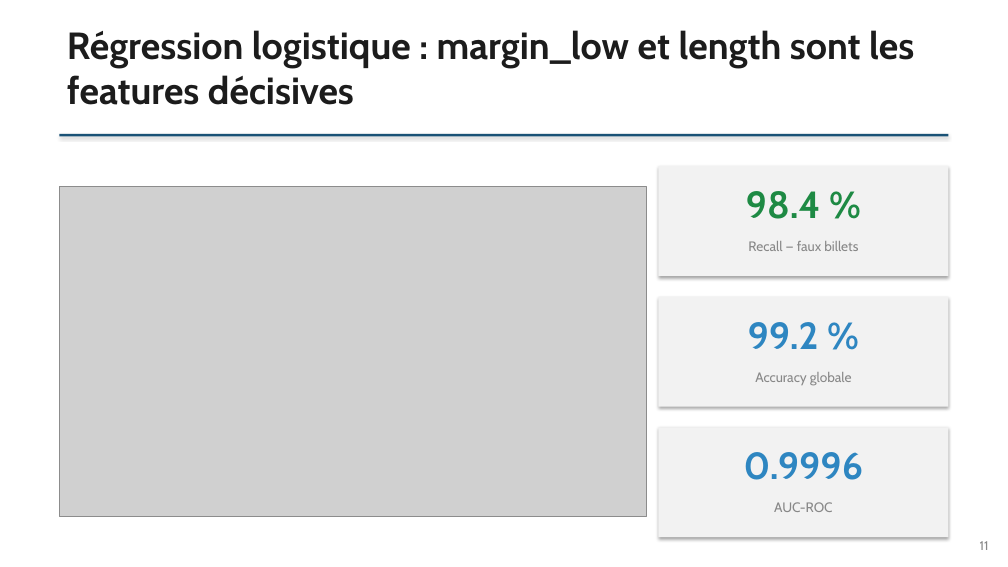
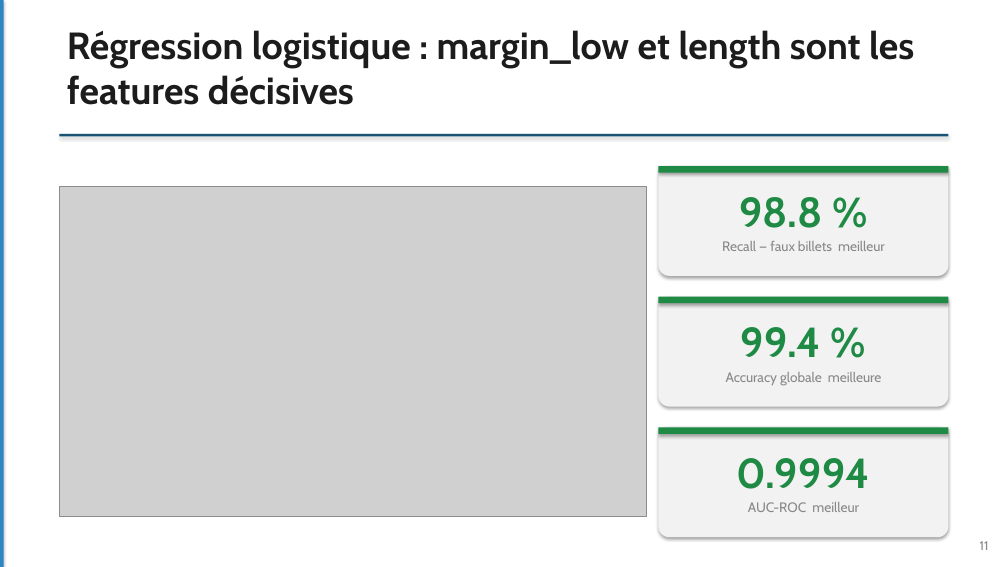
Before and after one commit to Elicesjo/PROJET-11-, a slide deck: slide 11 of Elices-Diez_Josy_3_Support_presentation_062026.pptx. Drawn at 1008x567 pixels with LibreOffice and Linux fonts; fonts in the diff are those of the drawing; grey boxes stand for pictures. Boxes give left, top, right and bottom in pixels: in the first picture for what was removed or moved away, otherwise in the second. Text is boxed around its words. In the diff, an @@ line names an element or a change of style, - is before the commit and + after.

Commit message:
Finalise projet détection de faux billets : notebook, script, présentation

```diff
--- a/Elices-Diez_Josy_3_Support_presentation_062026.pptx
+++ b/Elices-Diez_Josy_3_Support_presentation_062026.pptx
@@ rectangle added at box(0, 0, 4, 567), fill #2E86C1 @@
@@ rectangle added at box(659, 166, 949, 173), fill #1E8A44 @@
@@ text at box(739, 197, 823, 228): text changed; size 36 to 40 pt @@
-98.4 %
+98.8 %
@@ text at box(722, 241, 885, 251): text changed @@
-Recall — faux billets
+Recall — faux billets meilleur
@@ rectangle added at box(659, 297, 949, 304), fill #1E8A44 @@
@@ text at box(741, 327, 822, 357): text changed; size 36 to 40 pt; text colour #2E86C1 to #1E8A44 @@
-99.2 %
+99.4 %
@@ text at box(726, 372, 881, 386): text changed @@
-Accuracy globale
+Accuracy globale meilleure
@@ rectangle to rounded rectangle in 3 elements at box(659, 166, 949, 276), box(659, 297, 949, 407), box(659, 427, 949, 537) @@
@@ rectangle added at box(659, 427, 949, 434), fill #1E8A44 @@
@@ text at box(737, 458, 871, 489): text changed; size 36 to 40 pt; text colour #2E86C1 to #1E8A44 @@
-0.9996
+0.9994
@@ text at box(748, 502, 859, 512): text changed @@
-AUC-ROC
+AUC-ROC meilleur
```
Also in this commit, not shown: 12 other slides changed, 4 slides added, 2 slides removed, 18 other files.
